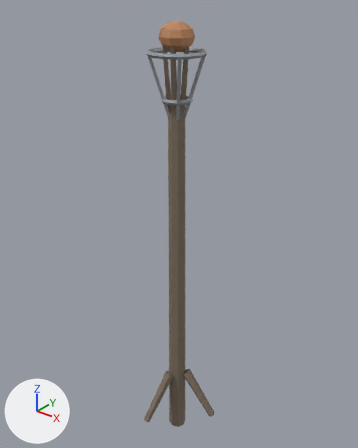
Renders of the FBX model Assets/Resources/Props/TorchStand.fbx from each side of a commit.
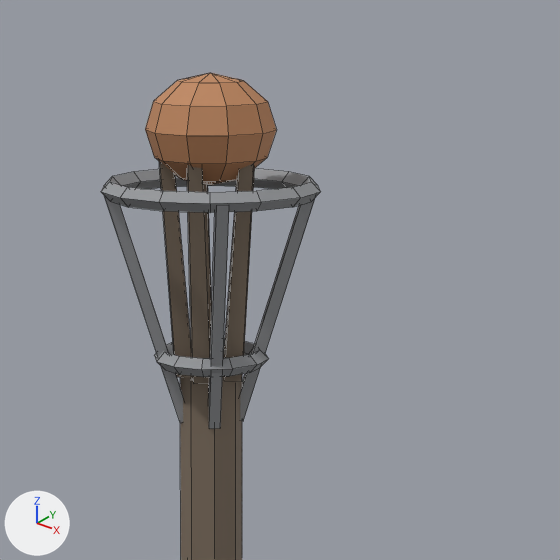
There are two pictures of each version: one whole from a 50 mm lens placed at (1.267, -1.569, 2.042), pointed at (-0.02, 0.039, 1.045), one close up on the part from 33% to 77% of the width and 0% to 35% of the height. The lights are fixed; the arrows at lower left show +X, +Y and +Z. The older version's two pictures come first. The close-ups show mesh edges as thin lines. Vertices at exactly the same position are counted once.

Names of what the first close-up shows: 'TorchStand'.
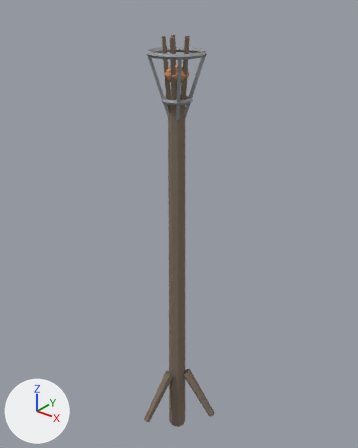
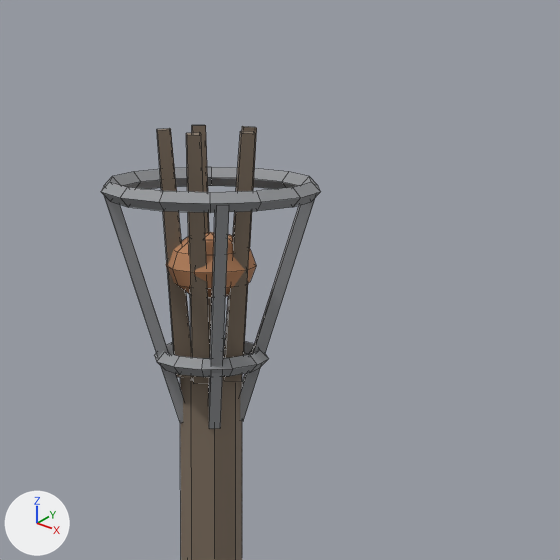
Edits to the scene script, one JSON object a line:
```json
{"block": "me_torchstand", "where": "# used by ob_torchstand; location = (0.0, 0.0, 0.0)"}
{"op": "remove", "block": "me_torchstand", "code": "me_torchstand.from_pydata(...)  # 283 vertices, 249 faces; spans x -0.16..0.21, y -0.21..0.16, z -0.15..1.92"}
{"op": "add", "block": "me_torchstand", "code": "me_torchstand.from_pydata(...)  # 283 vertices, 249 faces; spans x -0.16..0.21, y -0.21..0.16, z -0.15..1.86"}
{"block": "me_torchstand", "change": "me_torchstand part 1: the loose piece of 61 vertices spanning x -0.07..0.07, y -0.07..0.07, z 1.8..1.92 is scaled about its middle by (0.714, 0.714, 0.625), then moved by (0.0, 0.0, -0.14)"}
```

Changed parts and their boxes [x1, y1, x2, y2] in the close-ups (560 x 560 px; the box of a moved part takes in the faces that stretch with it):
```json
{"object": "TorchStand", "change": "reshaped", "before": [101, 73, 320, 560], "after": [101, 125, 320, 560]}
{"part": 1, "of": "me_torchstand", "change": "moved or reshaped", "before": [145, 73, 276, 185], "after": [166, 232, 256, 298]}
```
